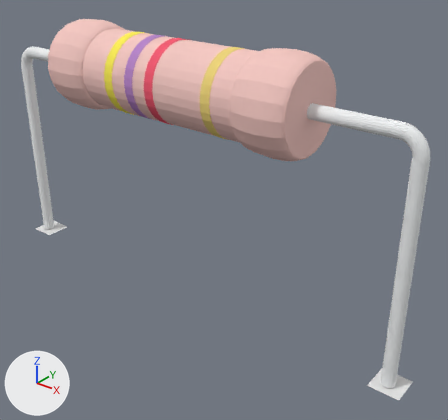
Before and after pictures for a commit that changed the Blender file static/blend_files/resistor.blend.
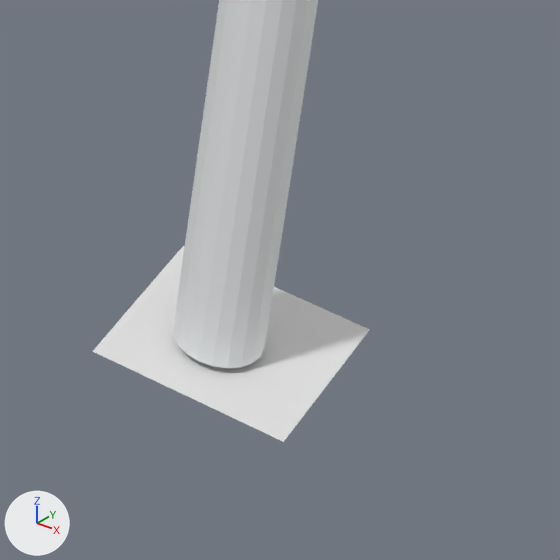
The first picture shows the older version from a camera (50 mm lens) standing at (7.19, -8.03, 7.19) and looking at (0.51, 0.32, 2.02). The close-ups show both versions on the part from 78% to 99% of the width and 78% to 100% of the height of that picture; other places that the commit changed are outside them. Every picture has the same lights, and +X, +Y and +Z are marked at lower left.

Script lines for the objects in view, before the commit:
```python
me_obj_0 = bpy.data.meshes.new('obj_0')
me_obj_0.from_pydata(...)  # 3410 vertices, 6736 faces; spans x -9.3..9.4, y -1.8..1.7, z -8.5..2.0
# faces by material slot: [198, 3798, 198, 198, 2146, 198]
me_obj_0.materials.append(mat_color_8273816)  # purple #bb88cb
me_obj_0.materials.append(mat_color_14541540)  # white #eff2f3
me_obj_0.materials.append(mat_color_14789940)  # yellow #f1d77d
me_obj_0.materials.append(mat_color_15277357)  # red #f55f75
me_obj_0.materials.append(mat_color_15308428)  # pink #f5cac4
me_obj_0.materials.append(mat_color_16768282)  # yellow #ffef5a
me_plane_001 = bpy.data.meshes.new('Plane.001')
me_plane_001.from_pydata([(-1.0, -1.0, 0.0), (1.0, -1.0, 0.0), (-1.0, 1.0, 0.0), (1.0, 1.0, 0.0)], [], [(0, 1, 3, 2)])
ob_r1 = bpy.data.objects.new('R1', me_obj_0)
ob_r1.location = (-0.281, 0.056, 4.267)
ob_r1.rotation_euler = (0.0, 0.0, -3.142)  # degrees (0, 0, -180)
ob_r1.scale = (0.5, 0.5, 0.5)
ob_r1_1 = bpy.data.objects.new('R1_1', me_plane_001)
ob_r1_1.location = (4.283, 0.082, 0.0)
ob_r1_1.scale = (0.284, 0.284, 1.0)
```
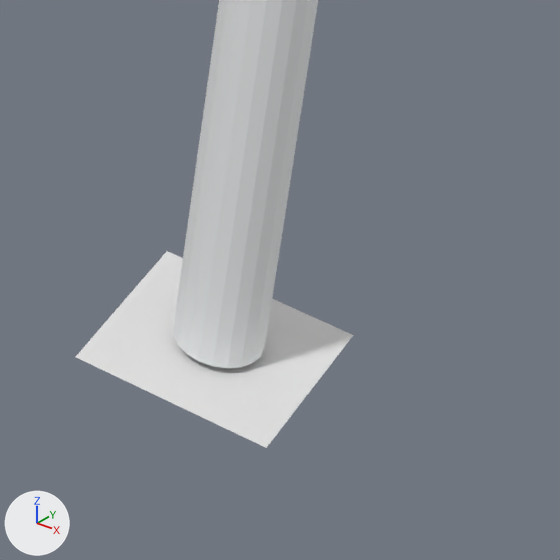
Edits to the bpy script that builds the scene:
```text
Change ob_r1_1:
    ob_r1_1.location: (4.283, 0.082, 0.0) -> (4.256, 0.031, 0.0)
```

What differs and where, as boxes [x1, y1, x2, y2] in the close-ups (560 x 560 px):
'R1_1', moved
    before: [93, 246, 370, 442]
    after: [76, 251, 353, 448]
